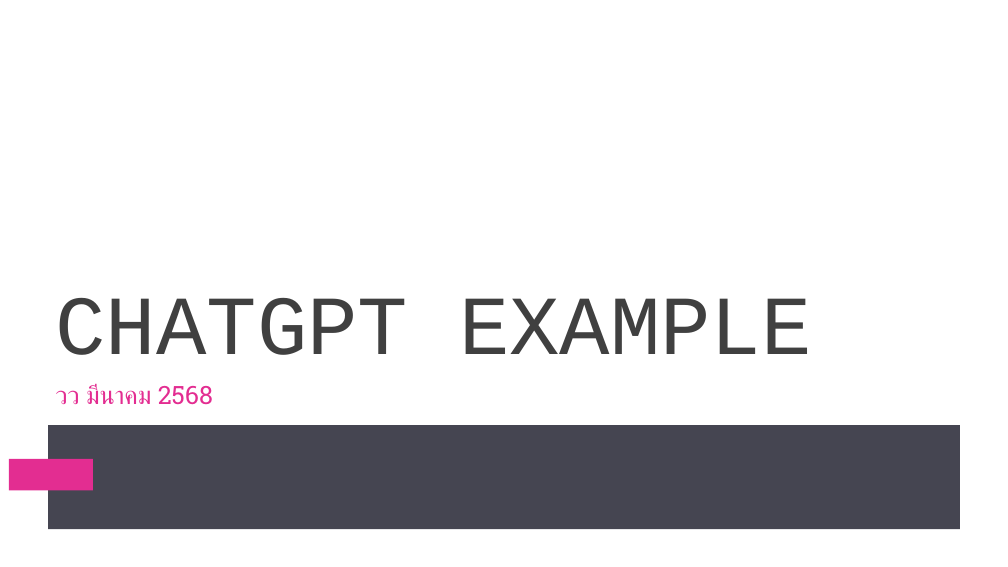
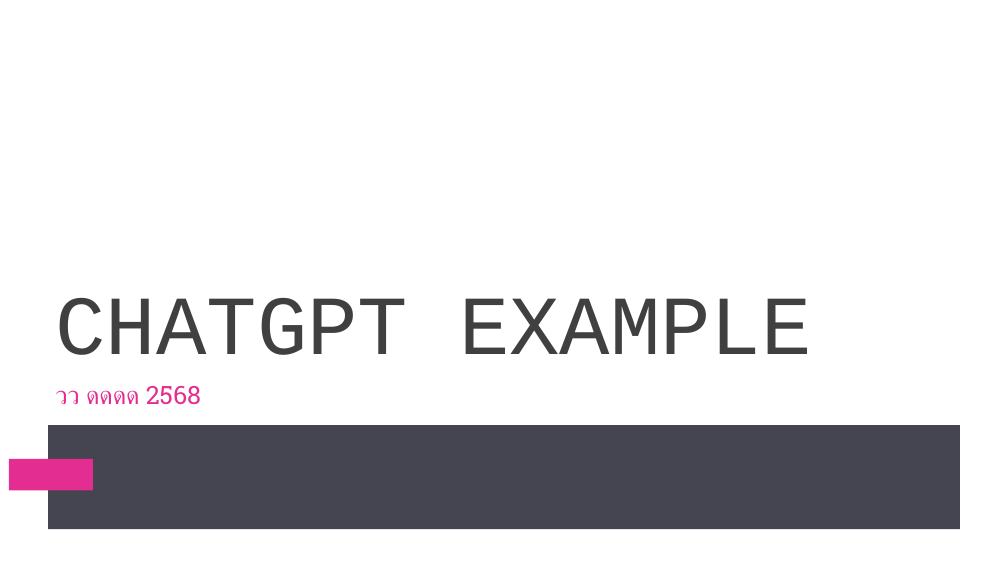
Before and after one commit to kittipoj11/ipc, a slide deck: slide 1 of doc/Presentation of ChatGPT Example.pptx. Drawn at 1008x567 pixels with LibreOffice and Linux fonts; fonts in the diff are those of the drawing. Boxes give left, top, right and bottom in pixels: in the first picture for what was removed or moved away, otherwise in the second. Text is boxed around its words. In the diff, an @@ line names an element or a change of style, - is before the commit and + after.

```diff
--- a/doc/Presentation of ChatGPT Example.pptx
+++ b/doc/Presentation of ChatGPT Example.pptx
@@ text at bbox=[56, 386, 201, 405]: text changed @@
-วว มีนาคม 2568
+วว ดดดด 2568
```
Also in this commit, not shown: 9 other files.
